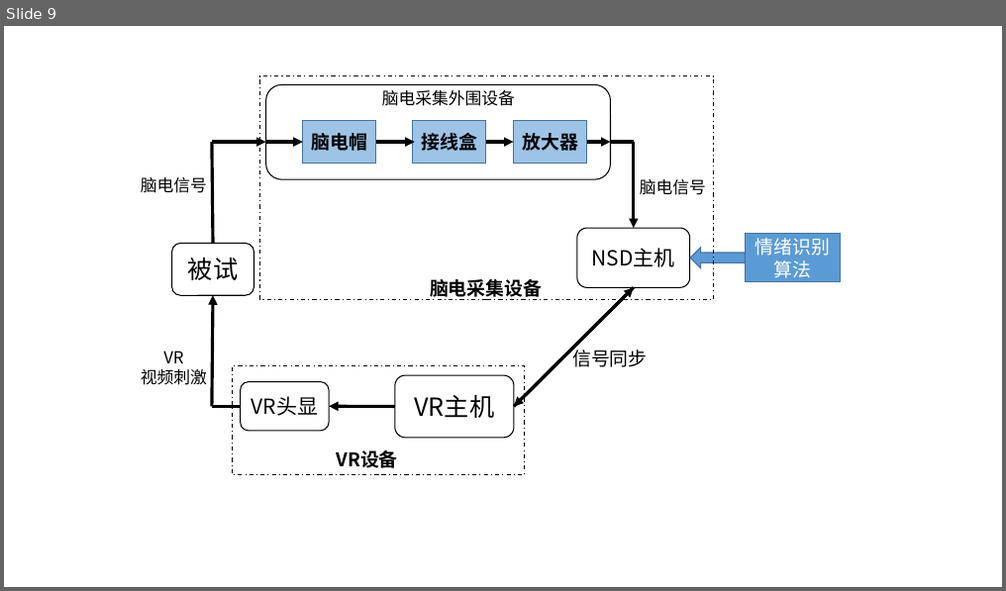
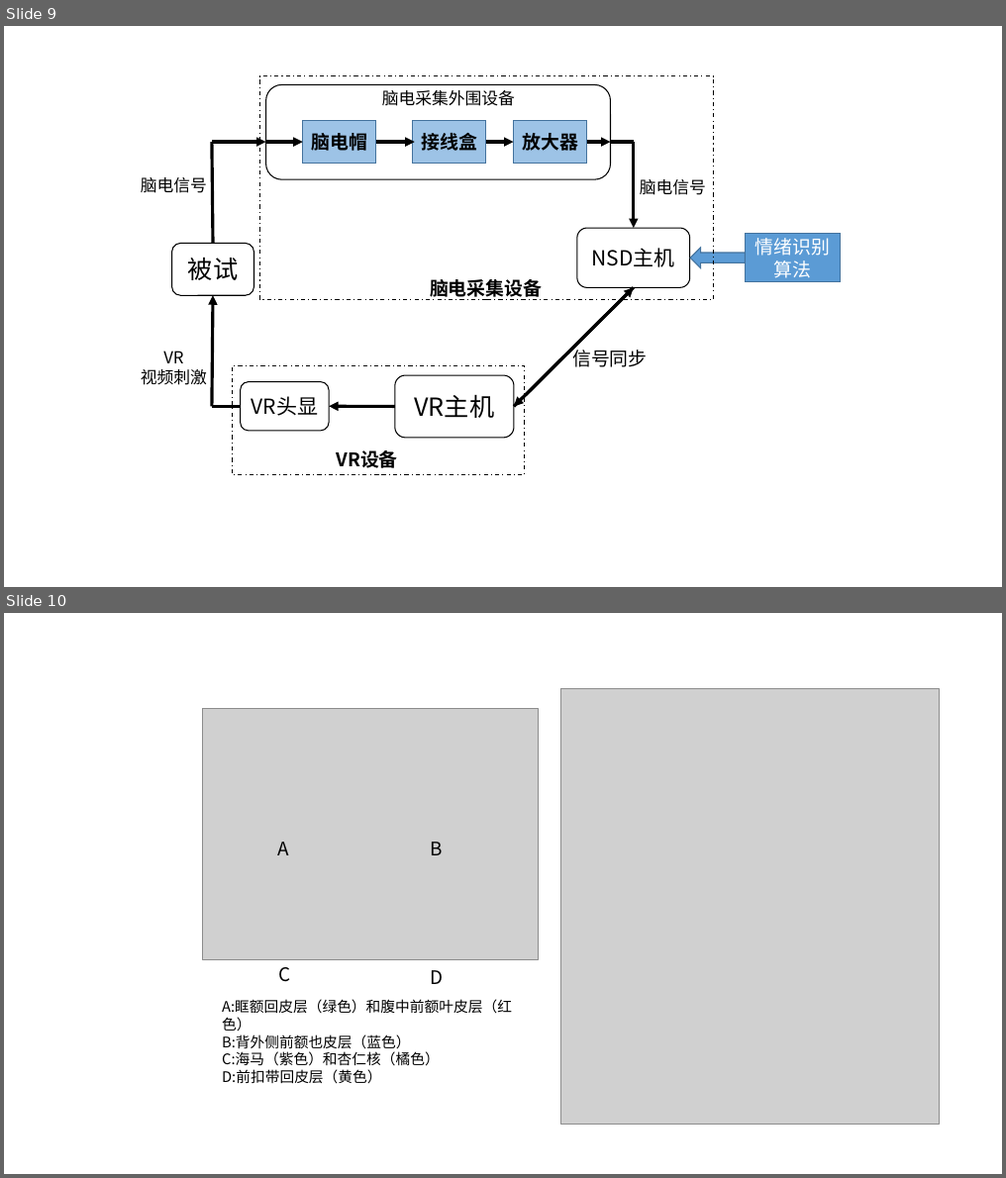
Before and after one commit to wandouqiang/-, a slide deck: 图集.pptx. Shown one above the other, each under a label of ours: slide 9 before the commit, slides 9 and 10 after it. The pictures are 1006x591 and 1006x1178 pixels, drawn with LibreOffice and Linux fonts; fonts in the diff are those of the drawing; grey boxes stand for pictures. Boxes give left, top, right and bottom in pixels: in the first picture for what was removed or moved away, otherwise in the second. Text is boxed around its words. In the diff, an @@ line names an element or a change of style, - is before the commit and + after.

```diff
--- a/图集.pptx
+++ b/图集.pptx
@@ slide 10 added at [4, 613, 1002, 1174], background #FFFFFF @@
@@ picture added at [561, 688, 940, 1124] @@
@@ picture added at [202, 709, 539, 960] @@
@@ text added at [277, 842, 288, 856], 18 pt, text #000000 @@
+A
@@ text added at [430, 842, 442, 856], 18 pt, text #000000 @@
+B
@@ text added at [279, 967, 291, 982], 18 pt, text #000000 @@
+C
@@ text added at [430, 970, 443, 984], 18 pt, text #000000 @@
+D
@@ text added at [222, 999, 512, 1084], 14 pt, text #000000 @@
+A:眶额回皮层（绿色）和腹中前额叶皮层（红色）
+B:背外侧前额也皮层（蓝色）
+C:海马（紫色）和杏仁核（橘色）
+D:前扣带回皮层（黄色）
```
Also in this commit, not shown: 2 other slides added, 4 other files.
